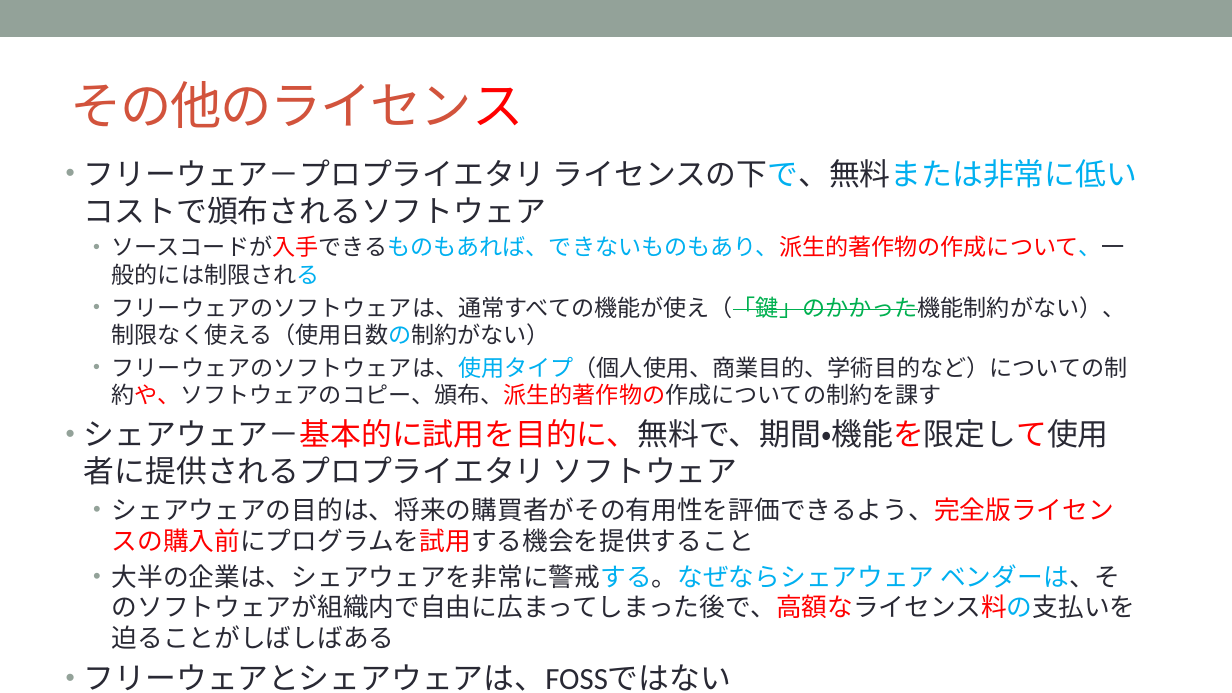
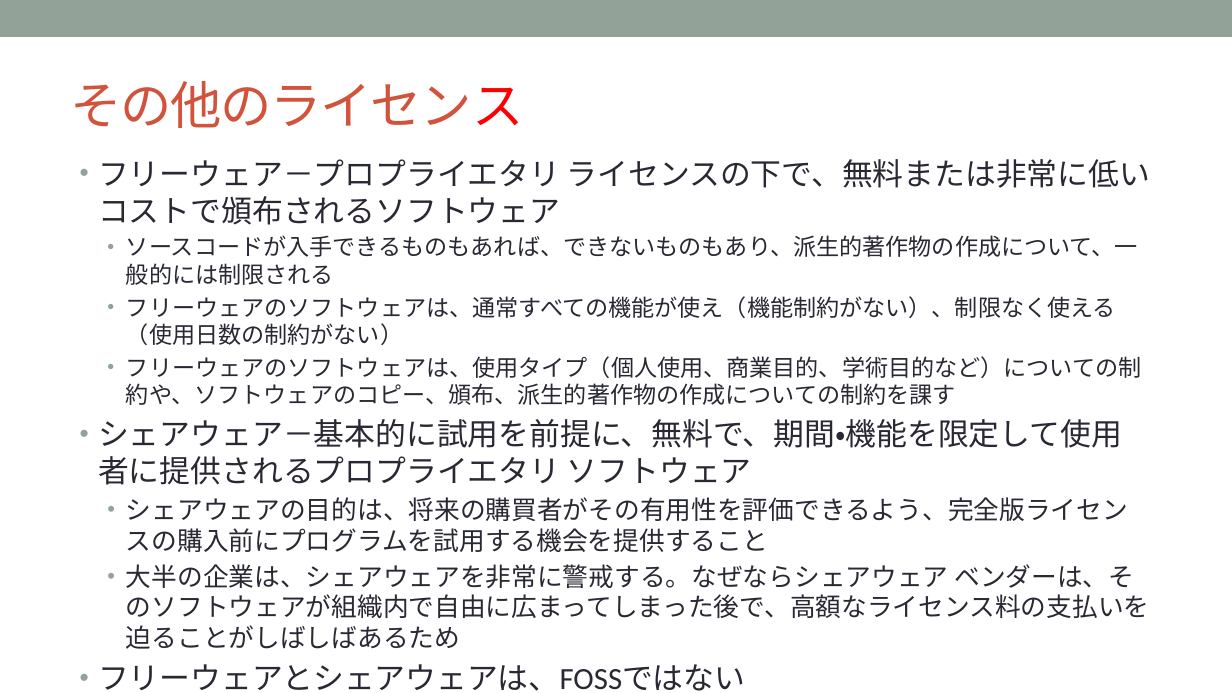
Before and after one commit to OpenChain-Project/Curriculum-Translation-JP, a slide deck: slide 17 of RC/openchain-curriculum-release-2-jp_rc1.0.pptx. Drawn at 1232x693 pixels with LibreOffice and Linux fonts; fonts in the diff are those of the drawing; background and template pictures are left out. Boxes give left, top, right and bottom in pixels: in the first picture for what was removed or moved away, otherwise in the second. Text is boxed around its words. In the diff, an @@ line names an element or a change of style, - is before the commit and + after.

```diff
--- a/RC/openchain-curriculum-release-2-jp_rc1.0.pptx
+++ b/RC/openchain-curriculum-release-2-jp_rc1.0.pptx
@@ text "フリーウェア－プロプライエタリ ライセンスの下で、無料または非常に低いコストで頒布されるソフトウェア": place and size @@
-text "フリーウェア－プロプライエタリ ライセンスの下で、無料または非常に低いコストで頒布されるソフトウェア" at (84, 159, 1138, 691)
+text "フリーウェア－プロプライエタリ ライセンスの下で、無料または非常に低いコストで頒布されるソフトウェア" at (98, 159, 1150, 691)
@@ text at (98, 159, 1150, 552): text colour #00B0F0 to #292934 in "ライセンスの下で、無料または非常に低いコストで頒布されるソフトウェア", "ソースコードが入手できるものもあれば、できないものもあり、派生的著作物の作成について、一般的には制限される", "フリーウェアのソフトウェアは、使用タイプ（個人使用、商業目的、学術目的など）についての制約や、ソフトウェアのコピー、頒布 ..."; text colour #FF0000 to #292934 in "ソースコードが入手できるものもあれば、できないものもあり、派生的著作物の作成について、一般的には制限される", "フリーウェアのソフトウェアは、使用タイプ（個人使用、商業目的、学術目的など）についての制約や、ソフトウェアのコピー、頒布 ...", "シェアウェアの目的は、将来の購買者がその有用性を評価できるよう、完全版ライセンスの購入前にプログラムを試用する機会を提供 ..." @@
@@ text at (126, 296, 1116, 345): text changed @@
-  • フリーウェアのソフトウェアは、通常すべての機能が使え（「鍵」のかかった機能制約がない）、制限なく使える（使用日数の制約がない）
+  • フリーウェアのソフトウェアは、通常すべての機能が使え（機能制約がない）、制限なく使える（使用日数の制約がない）
@@ text at (98, 419, 1122, 485): text changed @@
-• シェアウェア－基本的に試用を目的に、無料で、期間・機能を限定して使用者に提供されるプロプライエタリ ソフトウェア
+• シェアウェア－基本的に試用を前提に、無料で、期間・機能を限定して使用者に提供されるプロプライエタリ ソフトウェア
@@ text at (126, 564, 1149, 649): text changed @@
-  • 大半の企業は、シェアウェアを非常に警戒する。なぜならシェアウェア ベンダーは、そのソフトウェアが組織内で自由に広まってしまった後で、高額なライセンス料の支払いを迫ることがしばしばある
+  • 大半の企業は、シェアウェアを非常に警戒する。なぜならシェアウェア ベンダーは、そのソフトウェアが組織内で自由に広まってしまった後で、高額なライセンス料の支払いを迫ることがしばしばあるため
```
Also in this commit, not shown: 21 other slides changed.
